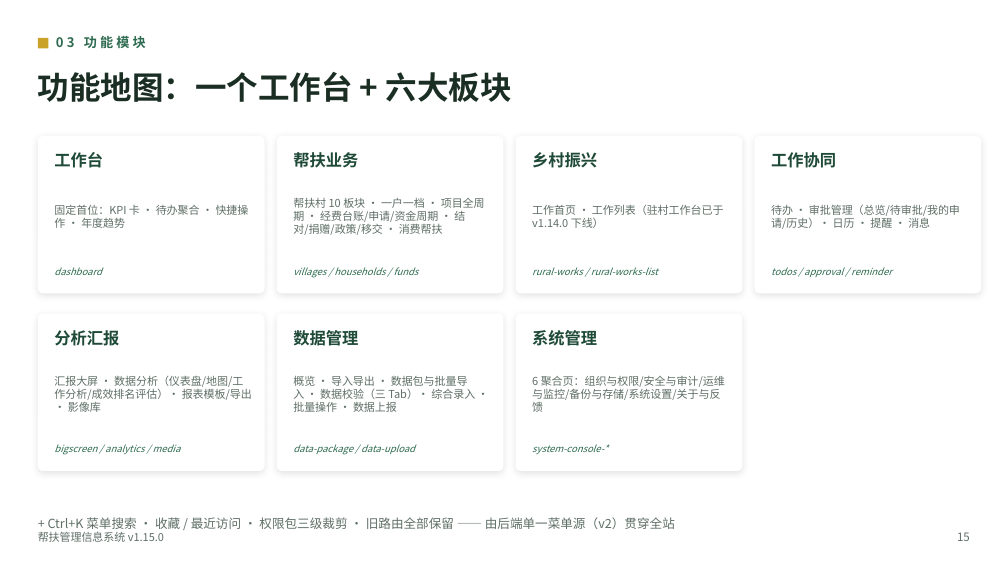
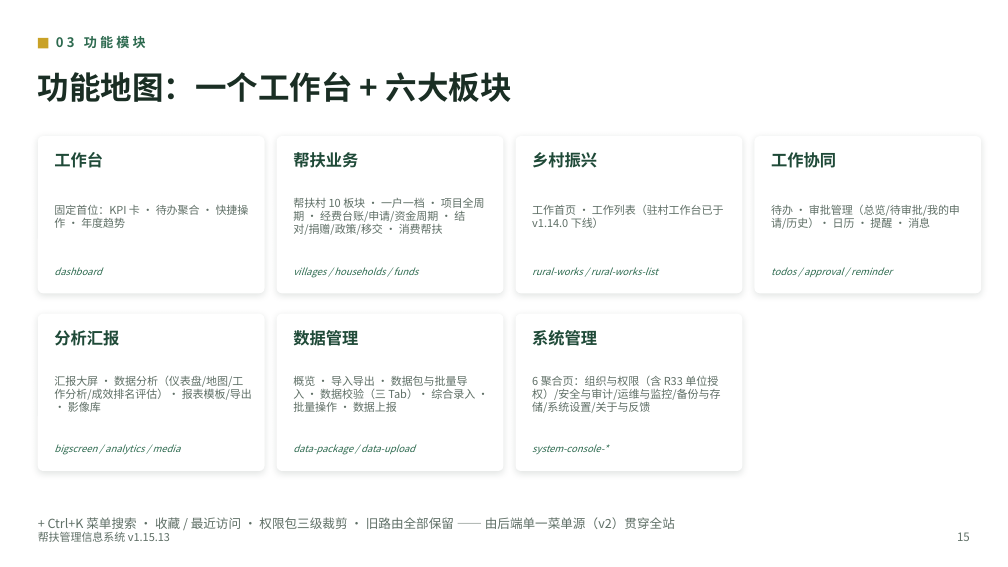
Before and after one commit to lzh745200/MRRS, a slide deck: slide 17 of docs/帮扶管理信息系统介绍.pptx. Drawn at 1008x567 pixels with LibreOffice and Linux fonts; fonts in the diff are those of the drawing. Boxes give left, top, right and bottom in pixels: in the first picture for what was removed or moved away, otherwise in the second. Text is boxed around its words. In the diff, an @@ line names an element or a change of style, - is before the commit and + after.

```diff
--- a/docs/帮扶管理信息系统介绍.pptx
+++ b/docs/帮扶管理信息系统介绍.pptx
@@ text at (532,376,720,413): text changed @@
-6 聚合页：组织与权限/安全与审计/运维与监控/备份与存储/系统设置/关于与反馈
+6 聚合页：组织与权限（含 R33 单位授权）/安全与审计/运维与监控/备份与存储/系统设置/关于与反馈
@@ text at (38,532,170,542): text changed @@
-帮扶管理信息系统 v1.15.0
+帮扶管理信息系统 v1.15.13
```
Also in this commit, not shown: 42 other slides changed, 38 other files.
